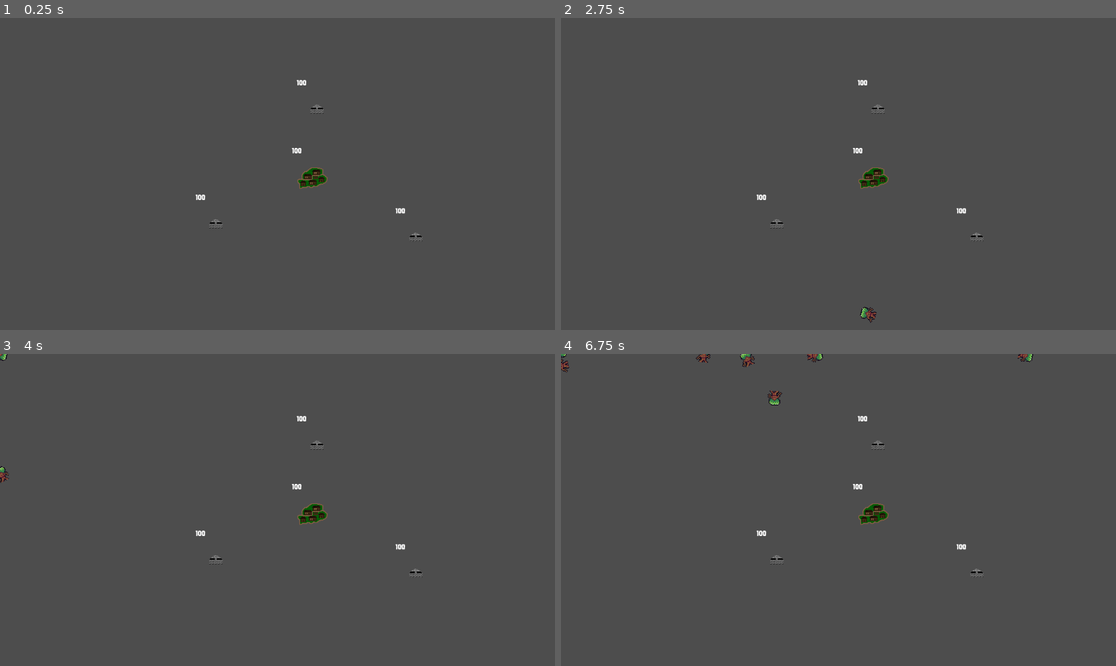
Above: before the commit, frames 1-4 (two rows, left to right).
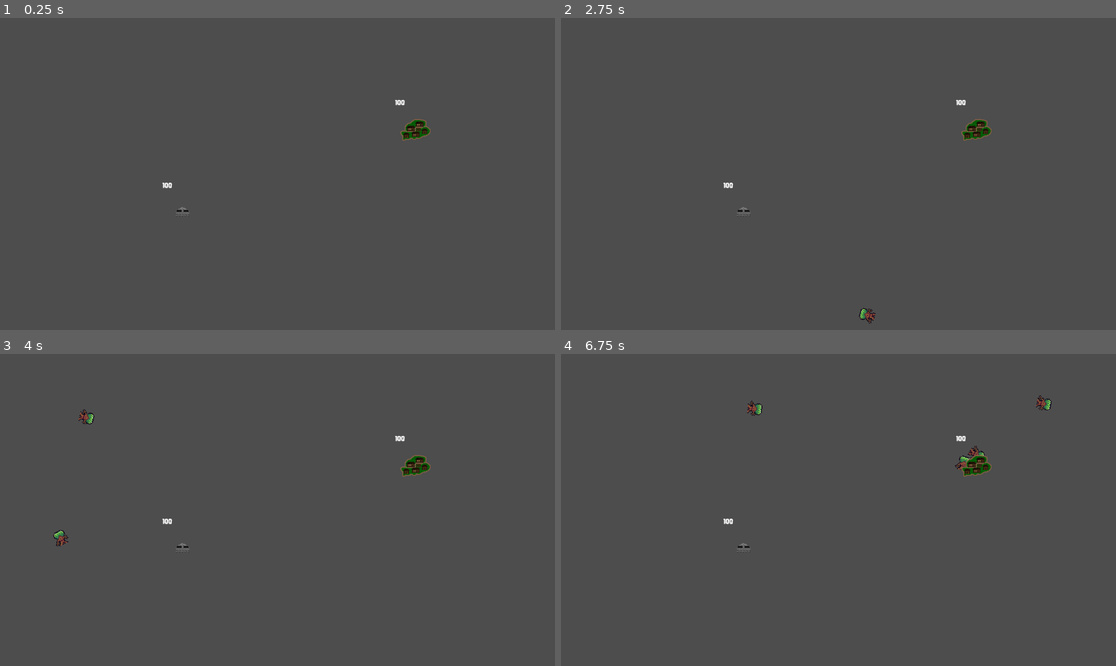
Above: after the commit, the same moments.

Repository: lewis785/ludum-dare-53
Game: Godot game, scene res://scenes/davids_scene.tscn
The game is run twice, just before and just after one commit, with the same random seed, the same clock (stepped at 60 frames per second) and the same inputs. This scene is started directly instead of the project's main scene.
Inputs:
- Up to frame 1 (0.25 s): no input
- Up to frame 2 (2.75 s): tap Enter at 0.5, 2 s; hold Right (ui_right) 0.53-1.28 s; hold S (camera_down) 0.53-1.28 s; tap Space at 1.25 s; hold Left (ui_left) 1.28-2.03 s; tap A (camera_left) at 1.35 s; hold Right (ui_right) from 2.03 s (still down); hold D (camera_right) from 2.03 s (still down)
- Up to frame 3 (4 s): tap Space at 2.75 s; release D (camera_right) at 2.78 s; tap W (camera_up) at 2.85 s; release Right (ui_right) at 3.53 s; hold Left (ui_left) from 3.53 s (still down); hold S (camera_down) from 3.53 s (still down)
- Up to frame 4 (6.75 s): release S (camera_down) at 4.28 s; tap A (camera_left) at 4.35 s; hold D (camera_right) 5.03-5.78 s; release Left (ui_left) at 5.78 s; hold Right (ui_right) from 5.78 s (still down); tap W (camera_up) at 5.85 s; hold S (camera_down) from 6.53 s (still down)

The runs differ from the first frame. In frame 1, 0.8% of the frame differs, in the area x 29-78%, y 19-72%; in frame 2, 0.9%; in frame 3, 1.1%; in frame 4, 1.5%, in the area x 0-89%, y 0-72%.

Commit message:
feat: update targeting

Diff:
--- a/scenes/davids_scene.tscn
+++ b/scenes/davids_scene.tscn
@@ -1,26 +1,15 @@
-[gd_scene load_steps=4 format=3 uid="uid://bv1oo5bv5o5rs"]
+[gd_scene load_steps=3 format=3 uid="uid://bv1oo5bv5o5rs"]
 
-[ext_resource type="PackedScene" uid="uid://diu6ls3spsxlf" path="res://scenes/enemy/target.tscn" id="2_duy60"]
 [ext_resource type="PackedScene" uid="uid://cef7nfykxy18e" path="res://scenes/enemy/spawn.tscn" id="2_dx6tg"]
 [ext_resource type="PackedScene" uid="uid://sd50xggadb4x" path="res://scenes/structure/structure.tscn" id="4_ri4hn"]
 
 [node name="davids_scene" type="Node2D"]
 
+[node name="spawn" parent="." instance=ExtResource("2_dx6tg")]
+
 [node name="town" parent="." instance=ExtResource("4_ri4hn")]
-position = Vector2(647, 330)
+position = Vector2(861, 230)
 
 [node name="turret" parent="." instance=ExtResource("4_ri4hn")]
-position = Vector2(657, 189)
+position = Vector2(378, 402)
 is_tower = true
-
-[node name="turret2" parent="." instance=ExtResource("4_ri4hn")]
-position = Vector2(862, 455)
-is_tower = true
-
-[node name="turret3" parent="." instance=ExtResource("4_ri4hn")]
-position = Vector2(447, 427)
-is_tower = true
-
-[node name="spawn" parent="." instance=ExtResource("2_dx6tg")]
-
-[node name="target" parent="." instance=ExtResource("2_duy60")]
--- a/scenes/enemy/enemy.gd
+++ b/scenes/enemy/enemy.gd
@@ -37,9 +37,8 @@
 	queue_free()
 
 func find_targets() -> Array[Target]:
-	var tree : SceneTree = self.get_tree()
-	var root : Node = tree.current_scene
-	var targets : Array[Node] = root.find_children("*target*")
+	var targets : Array[Node] = get_tree().get_nodes_in_group("targets")
+	print("targets...", targets)
 
 	return markers(targets)
 
--- a/scenes/enemy/enemy.tscn
+++ b/scenes/enemy/enemy.tscn
@@ -110,9 +110,11 @@
 height = 34.0
 
 [node name="enemy" type="RigidBody2D"]
-position = Vector2(66, 75)
+position = Vector2(64, 70)
 gravity_scale = 0.0
 script = ExtResource("1_gyipw")
+health = 20
+damage = 1
 metadata/_edit_group_ = true
 
 [node name="AnimatedSprite2D" type="AnimatedSprite2D" parent="."]
@@ -120,7 +122,7 @@
 scale = Vector2(2, 2)
 sprite_frames = SubResource("SpriteFrames_jw21e")
 animation = &"walk"
-frame_progress = 0.153522
+frame_progress = 0.35947
 
 [node name="CollisionShape2D" type="CollisionShape2D" parent="."]
 light_mask = 0
@@ -128,5 +130,6 @@
 debug_color = Color(0, 0.6, 0.701961, 0.054902)
 
 [node name="VisibleOnScreenNotifier2D" type="VisibleOnScreenNotifier2D" parent="."]
+visible = false
 
 [connection signal="screen_exited" from="VisibleOnScreenNotifier2D" to="." method="_on_visible_on_screen_notifier_2d_screen_exited"]
--- a/scenes/enemy/target.gd
+++ b/scenes/enemy/target.gd
@@ -4,6 +4,8 @@
 
 # Called when the node enters the scene tree for the first time.
 func _ready() -> void:
+	var parent = self.get_parent()
+	self.position = parent.position
 	pass # Replace with function body.
 
 
--- a/scenes/structure/structure.tscn
+++ b/scenes/structure/structure.tscn
@@ -6,6 +6,7 @@
 [ext_resource type="Texture2D" uid="uid://7hpnbnpn8wyx" path="res://assets/village/bad_town.png" id="3_jh6o1"]
 [ext_resource type="Texture2D" uid="uid://cqt6l860xjcg4" path="res://assets/village/bunker_good.png" id="4_45q1i"]
 [ext_resource type="Texture2D" uid="uid://dhsem2ddr6582" path="res://assets/village/bunker_bad.png" id="5_y2ael"]
+[ext_resource type="PackedScene" uid="uid://diu6ls3spsxlf" path="res://scenes/enemy/target.tscn" id="6_tyybt"]
 
 [sub_resource type="RectangleShape2D" id="RectangleShape2D_0drnf"]
 size = Vector2(83, 79)
@@ -66,9 +67,6 @@
 sprite_frames = SubResource("SpriteFrames_d1qeo")
 frame_progress = 0.245583
 
-[node name="StructureMarker2D" type="Marker2D" parent="StructureArea2D"]
-position = Vector2(-1, -1)
-
 [node name="StructureHealth" type="Label" parent="."]
 offset_left = -41.0
 offset_top = -63.0
@@ -83,6 +81,9 @@
 shape = SubResource("CircleShape2D_l3nck")
 debug_color = Color(0.505882, 0.580392, 0, 0.419608)
 
+[node name="target" parent="." groups=["targets"] instance=ExtResource("6_tyybt")]
+position = Vector2(1, 1)
+
 [connection signal="body_entered" from="StructureArea2D" to="." method="_on_structure_area_2d_body_entered"]
 [connection signal="body_exited" from="StructureArea2D" to="." method="_on_structure_area_2d_body_exited"]
 [connection signal="body_entered" from="RangeArea2D" to="." method="_on_range_area_2d_body_entered"]
--- a/scripts/enemy_store.gd
+++ b/scripts/enemy_store.gd
@@ -11,12 +11,10 @@
 	return enemies.find(enemy) >= 0 and !enemies_to_remove.find(enemy)
 
 func enemy_in_range_exists(enemy):
-	print(enemies_in_range.find(enemy))
 	return enemies_in_range.find(enemy) >= 0 and enemies_to_remove.find(enemy) == -1
 
 func remove_all_enemies():
 	for enemy_to_remove in enemies_to_remove:
-		print("removing...", enemy_to_remove)
 		var enemy_idx = enemies.find(enemy_to_remove)
 		var enemy_in_range_idx = enemies_in_range.find(enemy_to_remove)
 		enemies.remove_at(enemy_idx)
Not shown: 1 places in scenes/enemy/spawn.tscn that only renumber resources
Not shown: 1 places in scenes/enemy/target.tscn that only renumber resources
Not shown: 1 places in scenes/structure/structure.tscn that only renumber resources
